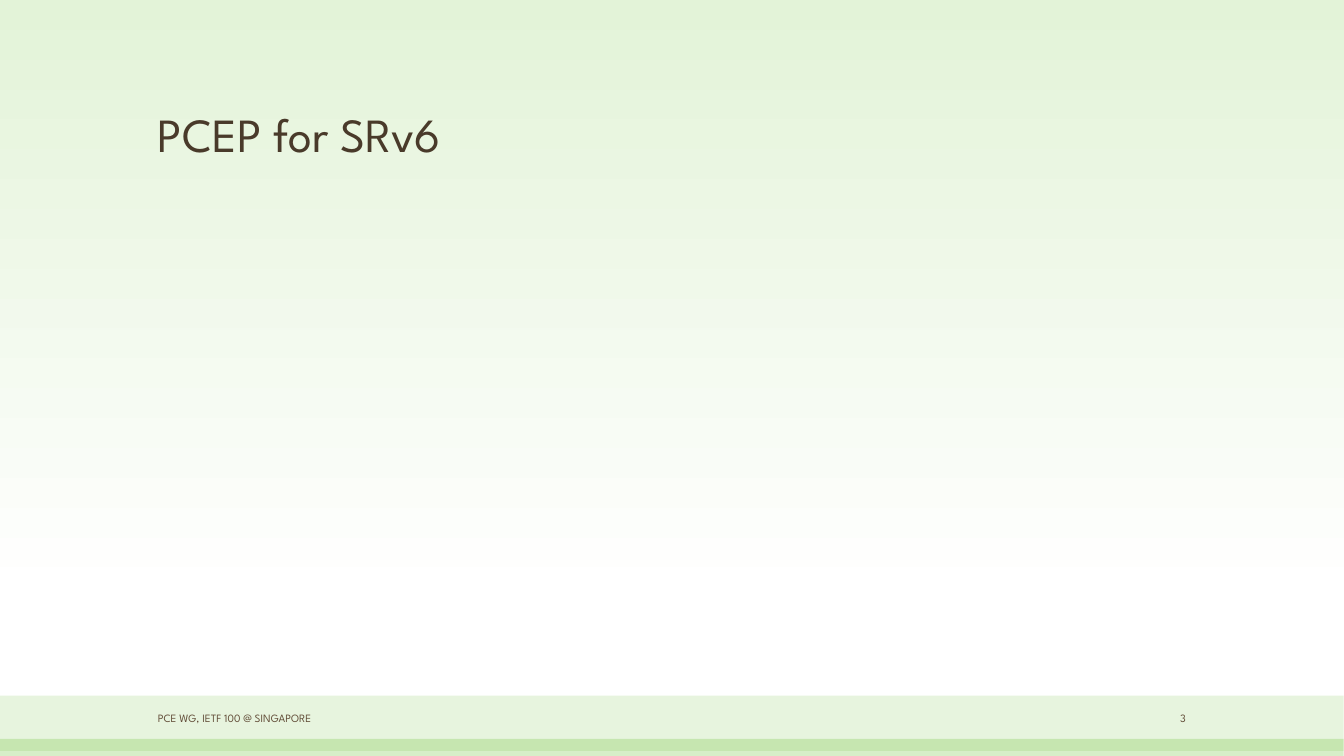
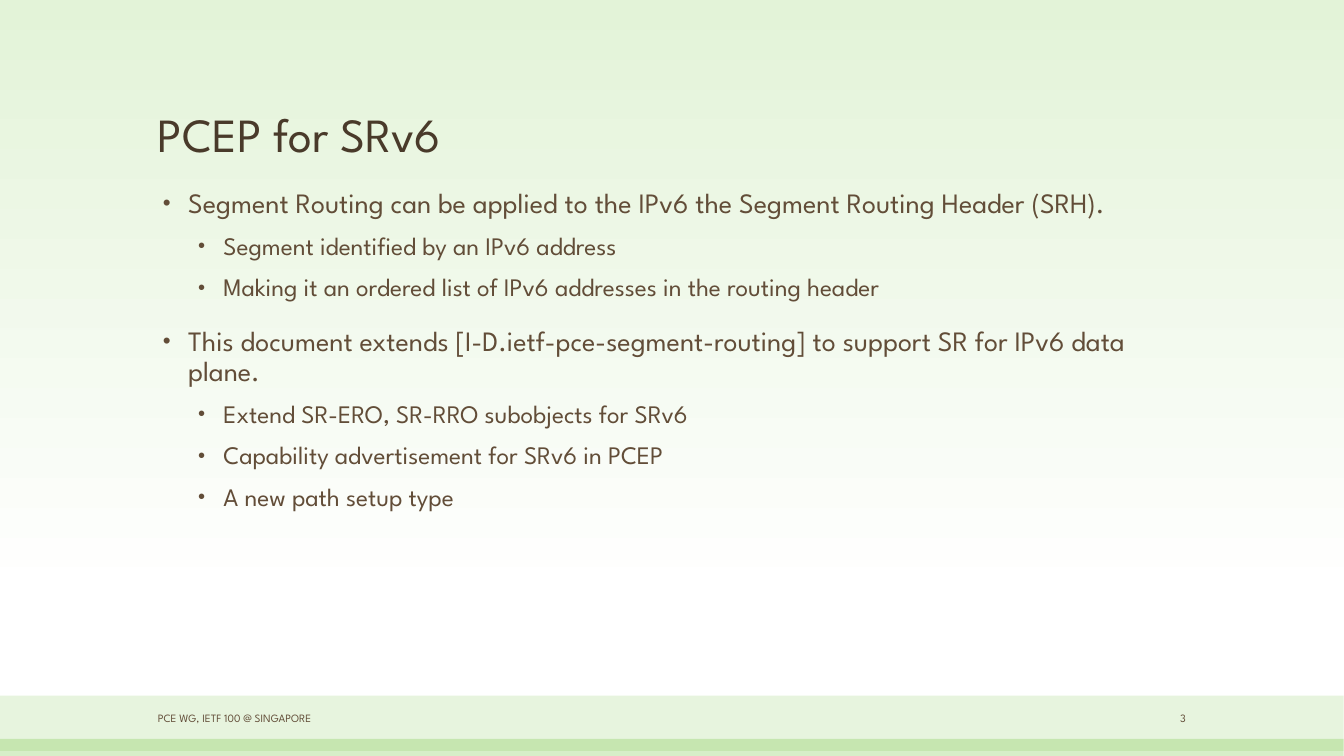
Before and after one commit to dhruvdhody-huawei/100, a slide deck: slide 3 of PCEP Extensions for Segment Routing leveraging the IPv6.pptx. Drawn at 1344x756 pixels with LibreOffice and Linux fonts; fonts in the diff are those of the drawing. Boxes give left, top, right and bottom in pixels: in the first picture for what was removed or moved away, otherwise in the second. Text is boxed around its words. In the diff, an @@ line names an element or a change of style, - is before the commit and + after.

```diff
--- a/PCEP Extensions for Segment Routing leveraging the IPv6.pptx
+++ b/PCEP Extensions for Segment Routing leveraging the IPv6.pptx
@@ text added at <box>188,193,1124,512</box>, 18 pt, text #624D38 @@
+• Segment Routing can be applied to the IPv6 the Segment Routing Header (SRH).
+  • Segment identified by an IPv6 address
+  • Making it an ordered list of IPv6 addresses in the routing header
+• This document extends [I-D.ietf-pce-segment-routing] to support SR for IPv6 data plane.
+  • Extend SR-ERO, SR-RRO subobjects for SRv6
+  • Capability advertisement for SRv6 in PCEP
+  • A new path setup type
```
Also in this commit, not shown: 5 other slides changed, 1 other file.
